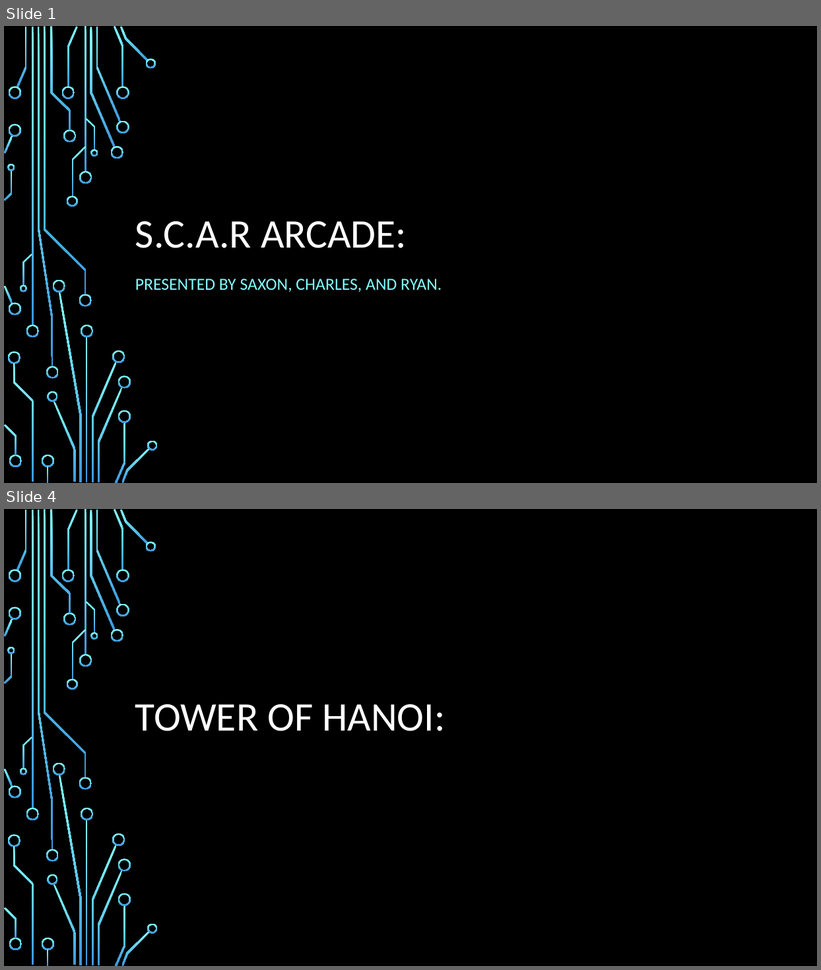
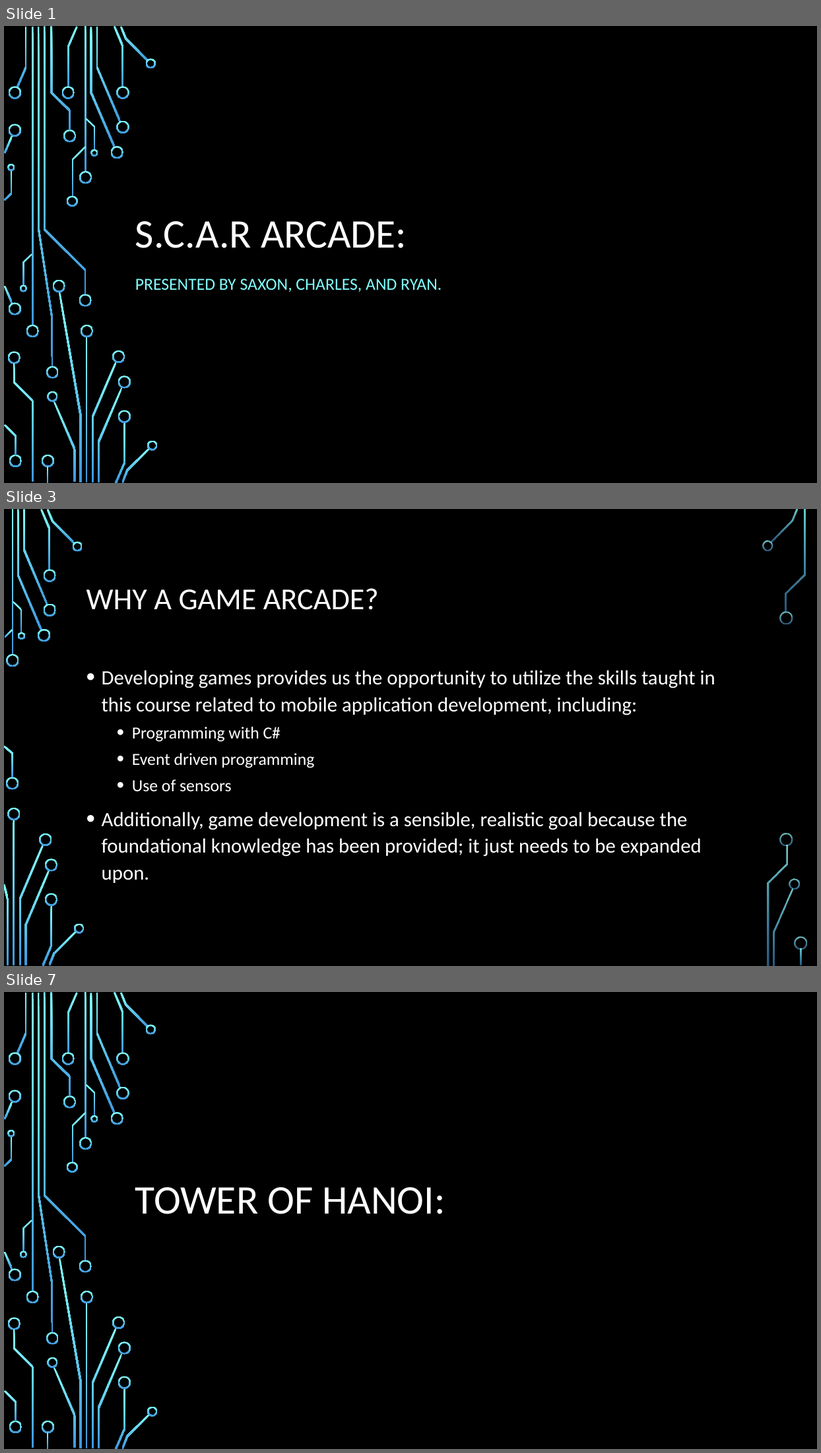
Before and after one commit to IgnitionOrk/SCaR_Arcade, a slide deck: SCaRArcade.pptx. Shown one above the other, each under a label of ours: slides 1 and 4 before the commit, slides 1, 3 and 7 after it; the slides between them are not shown. The pictures are 821x970 and 821x1453 pixels, drawn with LibreOffice and Linux fonts; fonts in the diff are those of the drawing; background and template pictures are left out. Boxes give left, top, right and bottom in pixels: in the first picture for what was removed or moved away, otherwise in the second. Text is boxed around its words. In the diff, an @@ line names an element or a change of style, - is before the commit and + after.

Commit message:
Update SCaR_Arcade week 6 presentation
Explained a bit more about what we are doing and why. Explained the game
selection interface more deeply, drafted a design of the generic game
menu, and added a few more skeletons of possibly relevant slides.

```diff
--- a/SCaRArcade.pptx
+++ b/SCaRArcade.pptx
@@ slide 3 added at box(4, 509, 817, 966), background picture (left out) @@
@@ title added at box(86, 588, 379, 610), 36 pt, text #FFFFFF @@
+WHY A GAME ARCADE?
@@ text added at box(102, 670, 715, 883), 24 pt, text #FFFFFF @@
+• Developing games provides us the opportunity to utilize the skills taught in this course related to mobile application development, including:
+  • Programming with C#
+  • Event driven programming
+  • Use of sensors
+• Additionally, game development is a sensible, realistic goal because the foundational knowledge has been provided; it just needs to be expanded upon.
@@ group added at box(4, 509, 807, 966): 33 freeform shapes, 3 rectangles @@
@@ what was slide 4 is now slide 7 @@
```
Also in this commit, not shown: 2 slides changed, 3 other slides added.
